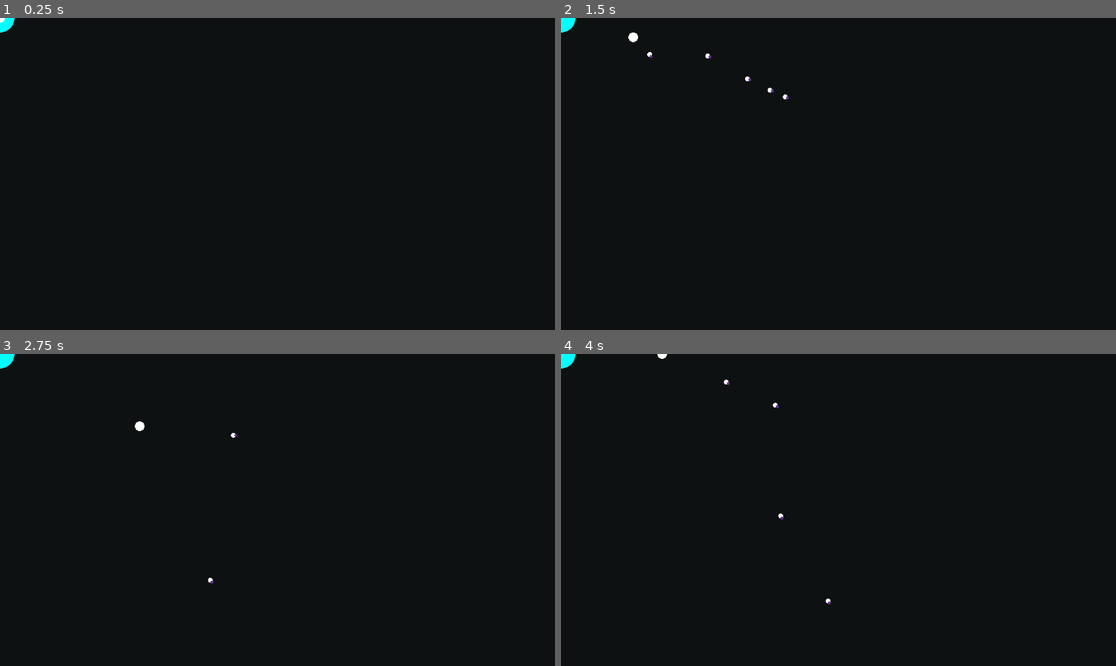
Above: before the commit, frames 1-4 (two rows, left to right).
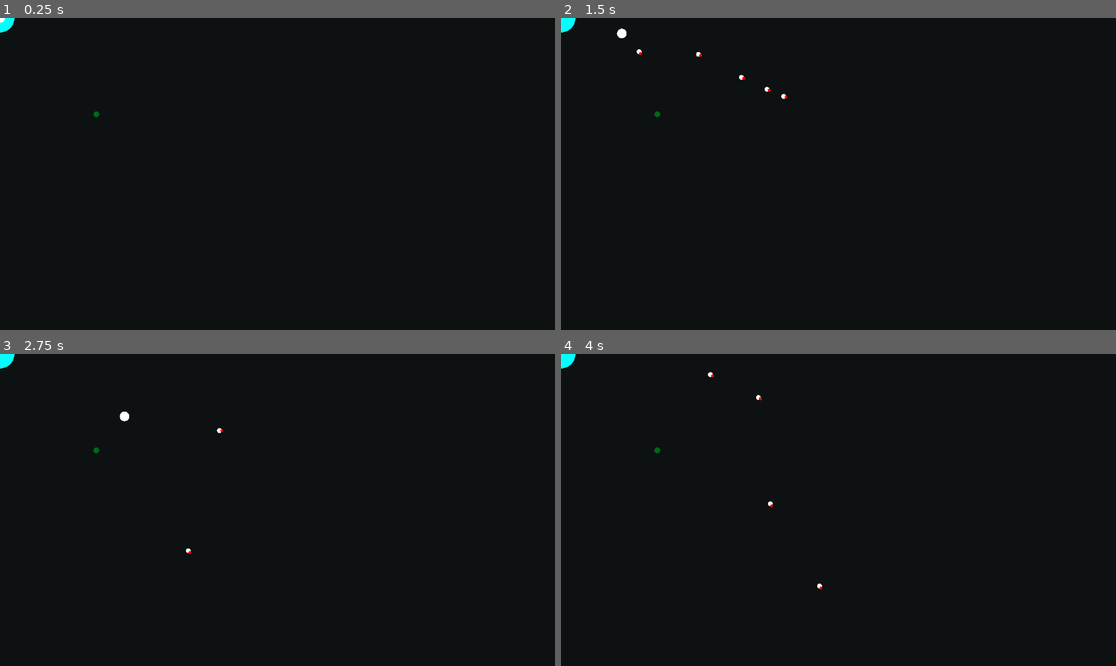
Above: after the commit, the same moments.

Repository: Sergey-Lomov/Reenactor
Game: Godot game, scene res://constructions/test/GameTest.tscn
Same seed, same stepped clock (60 frames per second), same inputs: the game is played once before the commit and once after it. Before the commit the project starts from res://game/GameTest.tscn.
Inputs (mouse positions are in pixels of both pictures, inside the frame that each line leads up to):
- Up to frame 1 (0.25 s): no input
- Up to frame 2 (1.5 s): tap Enter (ui_accept) at 0.5, 0.6, 0.77, 1.07, 1.35 s; move the mouse to (960, 158) at 0.52 s; hold Right (ui_right) 0.53-1.28 s; move the mouse to (727, 189) at 1.27 s; hold Down (ui_down) from 1.28 s (still down)
- Up to frame 3 (2.75 s): tap Enter (ui_accept) at 1.52, 1.82, 2.1 s; move the mouse to (333, 441) at 2.02 s; release Down (ui_down) at 2.03 s; hold Right (ui_right) from 2.03 s (still down)
- Up to frame 4 (4 s): move the mouse to (810, 572) at 2.77 s; release Right (ui_right) at 2.78 s; hold Up (ui_up) 2.78-3.53 s; tap Enter (ui_accept) at 2.85, 3.02, 3.32, 3.6, 3.77 s; move the mouse to (1005, 556) at 3.52 s; hold Left (ui_left) from 3.53 s (still down)

The runs differ from the first frame. In frame 1, less than 0.1% of the frame differs, in the area x 16-18%, y 29-32%; in frame 2, 0.2%, in the area x 10-42%, y 3-32%; in frame 3, 0.2%; in frame 4, 0.2%.

Commit message:
Implemented physical bodies for constructions

Diff:
--- a/constructions/Construction.gd
+++ b/constructions/Construction.gd
@@ -1,11 +1,11 @@
-class_name Construction extends Node2D
+class_name Construction extends CharacterBody2D
 
-enum Component {FEATURES_CONTEXT, STRUCTURE, VISUAL, BODY}
+enum Component {FEATURES_CONTEXT, STRUCTURE, VISUAL, SHAPE}
 var componentName = {
 	Component.FEATURES_CONTEXT: "FeaturesContext",
 	Component.STRUCTURE: "Structure",
 	Component.VISUAL: "Visual",
-	Component.BODY: "Body",
+	Component.SHAPE: "Shape",
 }
 
 var structure: Structure:
@@ -20,33 +20,31 @@
 	get: return getComponent(Component.VISUAL) as Node2D
 	set(value): setComponent(value, Component.VISUAL)
 
+var shape: CollisionShape2D:
+	get: return getComponent(Component.SHAPE) as CollisionShape2D
+	set(value): setComponent(value, Component.SHAPE)
+
 #TODO: temporal implementation, should be removed after proper visual implementation
 var radius: float:
-	get:
-		var circles = get_children().filter(func(n): return n is Circle2D)
-		if circles.is_empty():
-			return 10
-		else:
-			return circles[0].radius
+	get: return structure.get_child_count() + 2
 
-func _init(_structure: Structure = null, _feature_context: StructureFeatureContext = null):
-	if _structure != null:
-		structure = _structure
-		addVisualByStructure()
-
-	if _feature_context != null:
-		features_context = _feature_context
+func _init(_structure: Structure = null, _feature_context: StructureFeatureContext = null, _visual: Node2D = null, _shape: CollisionShape2D = null):
+	if _structure != null: structure = _structure
+	if _feature_context != null: features_context = _feature_context
+	if _visual != null: visual = _visual
+	if _shape != null: shape = _shape
 
 func _enter_tree():
-	if structure == null:
-		structure = get_children().filter(func(c): return c is Structure)[0]
-
-	if features_context == null:
-		features_context = get_children().filter(func(c): return c is StructureFeatureContext)[0]
+	if visual == null: setVisualByStructure()
+	if shape == null:
+		setShapeByStructure()
+	elif shape.shape == null:
+		setShapeByStructure()
 
 func _on_structure_move_produced(absolute, relative, distance):
 	var adapted_relative = relative.rotated(rotation)
-	position += (absolute + adapted_relative) * distance
+	var vector = (absolute + adapted_relative) * distance
+	move_and_collide(vector)
 
 func _on_structure_feature_execution_requested(feature: StructureFeature):
 	feature.execute(features_context)
@@ -55,7 +53,7 @@
 	queue_free()
 
 func getComponent(component: Component):
-	return get_node(componentName[component])
+	return get_node_or_null(componentName[component])
 
 func setComponent(node: Node, component: Component):
 	node.name = componentName[component]
@@ -80,17 +78,24 @@
 		Component.VISUAL:
 			pass
 
-func addVisualByStructure():
+func setVisualByStructure():
 	var new_visual = Node2D.new()
 
 	var circle = Circle2D.new()
-	circle.radius = structure.get_child_count() + 2
+	circle.radius = radius
 	new_visual.add_child(circle)
 
 	var cabin = Circle2D.new()
 	cabin.radius = 3
-	cabin.color = Color.REBECCA_PURPLE
+	cabin.color = Color.RED
 	cabin.position = Vector2(circle.radius, 0)
 	new_visual.add_child(cabin)
 
 	visual = new_visual
+
+func setShapeByStructure():
+	var new_shape = CollisionShape2D.new()
+	var circle = CircleShape2D.new()
+	circle.radius = radius
+	new_shape.shape = circle
+	shape = new_shape
--- a/constructions/Construction.tscn
+++ b/constructions/Construction.tscn
@@ -1,14 +1,11 @@
-[gd_scene load_steps=6 format=3 uid="uid://bb7s8ek83dose"]
+[gd_scene load_steps=5 format=3 uid="uid://bb7s8ek83dose"]
 
 [ext_resource type="Script" path="res://constructions/Construction.gd" id="1_1nqft"]
 [ext_resource type="Script" path="res://constructions/features/structure_feature_context.gd" id="2_t6tl6"]
 [ext_resource type="Script" path="res://constructions/structure.gd" id="3_kqi5g"]
 [ext_resource type="Script" path="res://addons/CustomNodesManager/geometry/circle_2d.gd" id="4_1tf8q"]
 
-[sub_resource type="CircleShape2D" id="CircleShape2D_5polp"]
-radius = 5.0
-
-[node name="Construction" type="Node2D"]
+[node name="Construction" type="CharacterBody2D"]
 script = ExtResource("1_1nqft")
 
 [node name="FeaturesContext" type="Node" parent="."]
@@ -21,10 +18,7 @@
 script = ExtResource("4_1tf8q")
 radius = 5
 
-[node name="Body" type="CharacterBody2D" parent="."]
-
-[node name="CollisionShape2D" type="CollisionShape2D" parent="Body"]
-shape = SubResource("CircleShape2D_5polp")
+[node name="Shape" type="CollisionShape2D" parent="."]
 
 [connection signal="feature_execution_requested" from="Structure" to="." method="_on_structure_feature_execution_requested"]
 [connection signal="move_produced" from="Structure" to="." method="_on_structure_move_produced"]
--- a/constructions/cores/bullet_core.gd
+++ b/constructions/cores/bullet_core.gd
@@ -1,9 +1,11 @@
 class_name SN_BulletCore extends StructureCore
 
 var lifetime: float = 0
+const max_durability: float = 1
 
-func _init(_lifetime: float = 0):
+func _init(_lifetime: float = 0, _durability: float = max_durability):
 	lifetime = _lifetime
+	durability = _durability
 
 func _process(delta):
 	if parent_structure == null:
@@ -14,4 +16,4 @@
 		parent_structure.request_selfdestruction()
 
 func copy():
-	return SN_BulletCore.new(lifetime)
+	return SN_BulletCore.new(lifetime, durability)
--- /dev/null
+++ b/constructions/cores/static_core.gd
@@ -0,0 +1,9 @@
+class_name SN_StaticCore extends StructureCore
+
+const max_durability: float = 20
+
+func _init(_durability: float = max_durability):
+	durability = _durability
+
+func copy():
+	return SN_StaticCore.new(durability)
--- a/constructions/cores/structure_core.gd
+++ b/constructions/cores/structure_core.gd
@@ -1 +1,3 @@
 class_name StructureCore extends StructureNode
+
+var durability: float
--- a/constructions/features/structure_feature_context.gd
+++ b/constructions/features/structure_feature_context.gd
@@ -1,6 +1,6 @@
 class_name StructureFeatureContext extends Node
 
-signal structure_spawn_requested(structure: Structure, point: Vector2, direction: float)
+signal construction_spawn_requested(construction: Construction)
 
 var construction: Construction:
 	get:
--- a/constructions/features/structures_spawning.gd
+++ b/constructions/features/structures_spawning.gd
@@ -13,17 +13,22 @@
 	structure = _structure
 
 func execute(context: StructureFeatureContext):
-	var construction = context.construction
-	var direction = 0
+	var parent = context.construction
+
+	var rotation = 0
 	match direction_mode:
 		Direction.BY_TARGET:
 			if context.is_player_controlled:
-				var mouse_position = construction.get_viewport().get_mouse_position()
-				var control_vector = construction.position.direction_to(mouse_position)
-				direction = control_vector.angle()
+				var mouse_position = parent.get_viewport().get_mouse_position()
+				var control_vector = parent.position.direction_to(mouse_position)
+				rotation = control_vector.angle()
 		Direction.BY_SPAWNER:
-			direction = construction.rotation
+			rotation = parent.rotation
+	rotation += additional_angle
 
-	direction += additional_angle
-	var point = construction.position + Vector2(cos(direction), sin(direction)) * construction.radius
-	context.structure_spawn_requested.emit(structure, point, direction)
+	var construction = Construction.new(structure, StructureFeatureContext.new())
+	var position = parent.position + Vector2(cos(rotation), sin(rotation)) * (parent.radius + construction.radius + 1)
+	construction.position = position
+	construction.rotation = rotation
+
+	context.construction_spawn_requested.emit(construction)
--- a/constructions/nodes/feature_providers/structures_spawner.gd
+++ b/constructions/nodes/feature_providers/structures_spawner.gd
@@ -1,6 +1,4 @@
 class_name SN_StructuresSpawner extends SN_FeatureProvider
-
-#signal structure_spawn_requested(blueprint)
 
 var blueprint: Structure
 
--- a/constructions/structure.gd
+++ b/constructions/structure.gd
@@ -26,7 +26,7 @@
 func _ready():
 	features_list_changed.emit(featureProviders)
 
-func _process(delta):
+func _physics_process(delta):
 	var speed = get_attribute(Attribute.SPEED, 0) as float
 	var absolute_vector = get_attribute(Attribute.MOVEMENT_ABSOLUTE_VECTOR, Vector2.ZERO) as Vector2
 	absolute_vector = absolute_vector.normalized()
--- /dev/null
+++ b/constructions/test/EnemyTest.tscn
@@ -0,0 +1,23 @@
+[gd_scene load_steps=4 format=3 uid="uid://cy2npxy3ys64v"]
+
+[ext_resource type="PackedScene" uid="uid://bb7s8ek83dose" path="res://constructions/Construction.tscn" id="1_106oy"]
+[ext_resource type="Script" path="res://constructions/cores/static_core.gd" id="2_u73ax"]
+
+[sub_resource type="CircleShape2D" id="CircleShape2D_mwwkx"]
+radius = 6.0
+
+[node name="EnemyTest" type="Node2D"]
+
+[node name="Construction" parent="." instance=ExtResource("1_106oy")]
+
+[node name="SN_StaticCore" type="Node" parent="Construction/Structure" index="0"]
+script = ExtResource("2_u73ax")
+
+[node name="Visual" parent="Construction" index="2"]
+radius = 6
+color = Color(0, 0.407843, 0.113725, 1)
+
+[node name="Shape" parent="Construction" index="3"]
+shape = SubResource("CircleShape2D_mwwkx")
+
+[editable path="Construction"]
--- /dev/null
+++ b/constructions/test/GameTest.tscn
@@ -0,0 +1,26 @@
+[gd_scene load_steps=5 format=3 uid="uid://c0taucmawc4ar"]
+
+[ext_resource type="PackedScene" uid="uid://dtnsemrwosgnf" path="res://game/Game.tscn" id="1_r2328"]
+[ext_resource type="PackedScene" uid="uid://dqn2ih740t6ko" path="res://memory/nodes/MemoryNode.tscn" id="2_ah3hm"]
+[ext_resource type="PackedScene" uid="uid://d0e4sh1adgeav" path="res://constructions/test/PlayerTest.tscn" id="3_oby5u"]
+[ext_resource type="PackedScene" uid="uid://cy2npxy3ys64v" path="res://constructions/test/EnemyTest.tscn" id="4_l40b7"]
+
+[node name="GameTest" type="Node2D"]
+
+[node name="Game" parent="." instance=ExtResource("1_r2328")]
+
+[node name="MemoryNode" parent="Game/World/MemoryGraph" index="0" instance=ExtResource("2_ah3hm")]
+
+[node name="PlayerTest" parent="Game/World" index="1" instance=ExtResource("3_oby5u")]
+
+[node name="EnemyTest" parent="Game/World" index="2" instance=ExtResource("4_l40b7")]
+position = Vector2(200, 200)
+
+[connection signal="construction_spawn_requested" from="Game/World/PlayerTest/Construction/FeaturesContext" to="Game/World" method="_on_construction_spawn_requested"]
+
+[editable path="Game"]
+[editable path="Game/World"]
+[editable path="Game/World/PlayerTest"]
+[editable path="Game/World/PlayerTest/Construction"]
+[editable path="Game/World/EnemyTest"]
+[editable path="Game/World/EnemyTest/Construction"]
--- a/constructions/test/PlayerTest.tscn
+++ b/constructions/test/PlayerTest.tscn
@@ -1,9 +1,11 @@
-[gd_scene load_steps=5 format=3 uid="uid://d0e4sh1adgeav"]
+[gd_scene load_steps=6 format=3 uid="uid://d0e4sh1adgeav"]
 
 [ext_resource type="PackedScene" uid="uid://bb7s8ek83dose" path="res://constructions/Construction.tscn" id="1_kmwsc"]
 [ext_resource type="Script" path="res://constructions/nodes/engines/base_engine.gd" id="2_6q8xu"]
 [ext_resource type="Script" path="res://constructions/nodes/navigation/player_controller.gd" id="3_f2lrf"]
 [ext_resource type="Script" path="res://constructions/nodes/feature_providers/structures_spawner.gd" id="4_gyqt4"]
+
+[sub_resource type="CircleShape2D" id="CircleShape2D_nrp2s"]
 
 [node name="PlayerTest" type="Node2D"]
 
@@ -27,4 +29,10 @@
 [node name="SN_StructuresSpawner" type="Node" parent="Construction/Structure" index="5"]
 script = ExtResource("4_gyqt4")
 
+[node name="Visual" parent="Construction" index="2"]
+radius = 10
+
+[node name="Shape" parent="Construction" index="3"]
+shape = SubResource("CircleShape2D_nrp2s")
+
 [editable path="Construction"]
--- a/game/Game.gd
+++ b/game/Game.gd
@@ -9,6 +9,4 @@
 #		var type = (provider as SN_FeatureProvider).feature_type
 #		match type:
 #			StructureFeature.Type.STRUCTURE_SPAWN:
-#				provider.structure_spawn_requested.connect(_on_structure_spawn_requested)
-
-#func _on_structure_spawn_requested(blueprint: Structure):
+#				provider.construction_spawn_requested.connect(_on_construction_spawn_requested)
--- a/game/GameTest.tscn
+++ /dev/null
@@ -1,24 +0,0 @@
-[gd_scene load_steps=4 format=3 uid="uid://c0taucmawc4ar"]
-
-[ext_resource type="PackedScene" uid="uid://dtnsemrwosgnf" path="res://game/Game.tscn" id="1_wbxbd"]
-[ext_resource type="PackedScene" uid="uid://dqn2ih740t6ko" path="res://memory/nodes/MemoryNode.tscn" id="2_rt1ro"]
-[ext_resource type="PackedScene" uid="uid://d0e4sh1adgeav" path="res://constructions/test/PlayerTest.tscn" id="3_nyeph"]
-
-[node name="GameTest" type="Node2D"]
-
-[node name="Game" parent="." instance=ExtResource("1_wbxbd")]
-
-[node name="MemoryNode" parent="Game/World/MemoryGraph" index="0" instance=ExtResource("2_rt1ro")]
-
-[node name="PlayerTest" parent="Game/World" index="1" instance=ExtResource("3_nyeph")]
-
-[node name="Visual" parent="Game/World/PlayerTest/Construction" index="2"]
-radius = 10
-
-[connection signal="structure_prespawned" from="Game/World" to="Game" method="_on_world_structure_prespawned"]
-[connection signal="structure_spawn_requested" from="Game/World/PlayerTest/Construction/FeaturesContext" to="Game/World" method="_on_structure_spawn_requested"]
-
-[editable path="Game"]
-[editable path="Game/World"]
-[editable path="Game/World/PlayerTest"]
-[editable path="Game/World/PlayerTest/Construction"]
--- a/game/world/World.gd
+++ b/game/world/World.gd
@@ -2,18 +2,9 @@
 
 const structure_visual = preload("res://constructions/Construction.tscn")
 
-#TODO: possbile unused signal
-signal structure_prespawned(Construction)
+func spawAtSpace(construction: Construction):
+	construction.features_context.construction_spawn_requested.connect(_on_construction_spawn_requested)
+	add_child(construction)
 
-func spawAtSpace(structure: Structure, coords: Vector2, direction: float):
-	var context = StructureFeatureContext.new()
-	context.structure_spawn_requested.connect(_on_structure_spawn_requested)
-
-	var visual = Construction.new(structure, context)
-	visual.position = coords
-	visual.rotation = direction
-	structure_prespawned.emit(visual)
-	add_child(visual)
-
-func _on_structure_spawn_requested(structure, point, direction):
-	spawAtSpace(structure, point, direction)
+func _on_construction_spawn_requested(construction):
+	spawAtSpace(construction)
--- a/project.godot
+++ b/project.godot
@@ -11,7 +11,7 @@
 [application]
 
 config/name="TIA"
-run/main_scene="res://game/GameTest.tscn"
+run/main_scene="res://constructions/test/GameTest.tscn"
 config/features=PackedStringArray("4.2", "GL Compatibility")
 config/icon="res://icon.svg"
 
